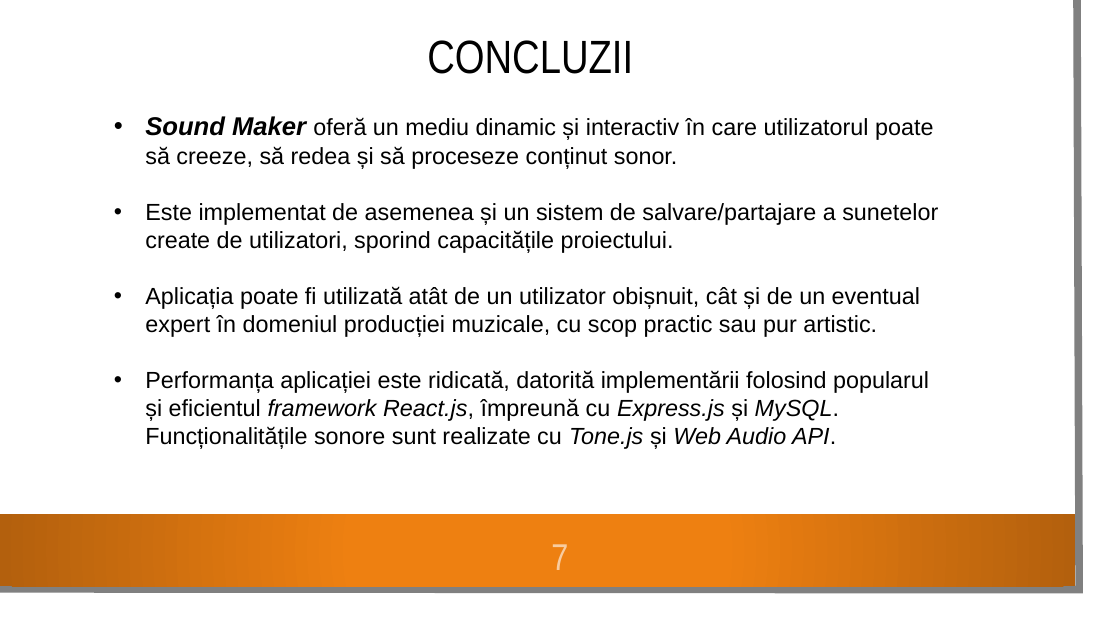
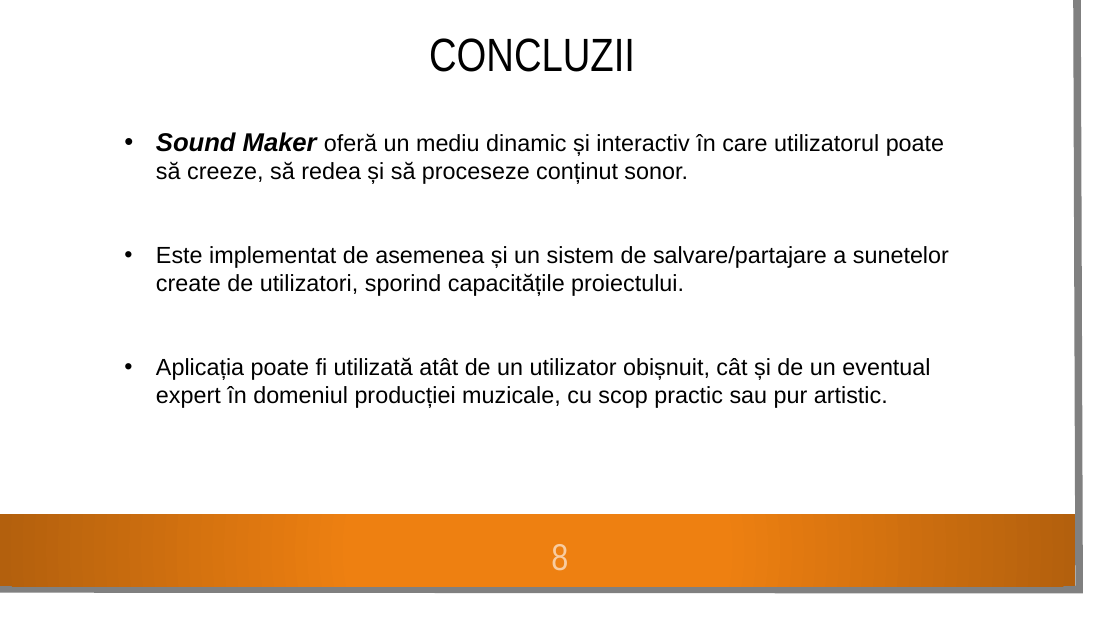
Before and after one commit to paulscutaru/SoundMaker, a slide deck: slide 8 of public/documentation/prezentare.pptx (slide 7 before the commit). Drawn at 1120x630 pixels with LibreOffice and Linux fonts; fonts in the diff are those of the drawing; background and template pictures are left out. Boxes give left, top, right and bottom in pixels: in the first picture for what was removed or moved away, otherwise in the second. Text is boxed around its words. In the diff, an @@ line names an element or a change of style, - is before the commit and + after.

Commit message:
Added presentation

```diff
--- a/public/documentation/prezentare.pptx
+++ b/public/documentation/prezentare.pptx
@@ text "Sound Maker oferă un mediu ...": place and size @@
-text "Sound Maker oferă un mediu ..." at (145, 116, 938, 449)
+text "Sound Maker oferă un mediu ..." at (156, 132, 949, 408)
@@ text at (145, 370, 929, 449): paragraph removed @@
-• Performanța aplicației este ridicată, datorită implementării folosind popularul și eficientul framework React.js, împreună cu Express.js și MySQL. Funcționalitățile sonore sunt realizate cu Tone.js și Web Audio API.
@@ page number at (551, 544, 568, 571): text changed @@
-7
+8
```
Also in this commit, not shown: 4 other slides changed, 1 slide added, 3 other files.
